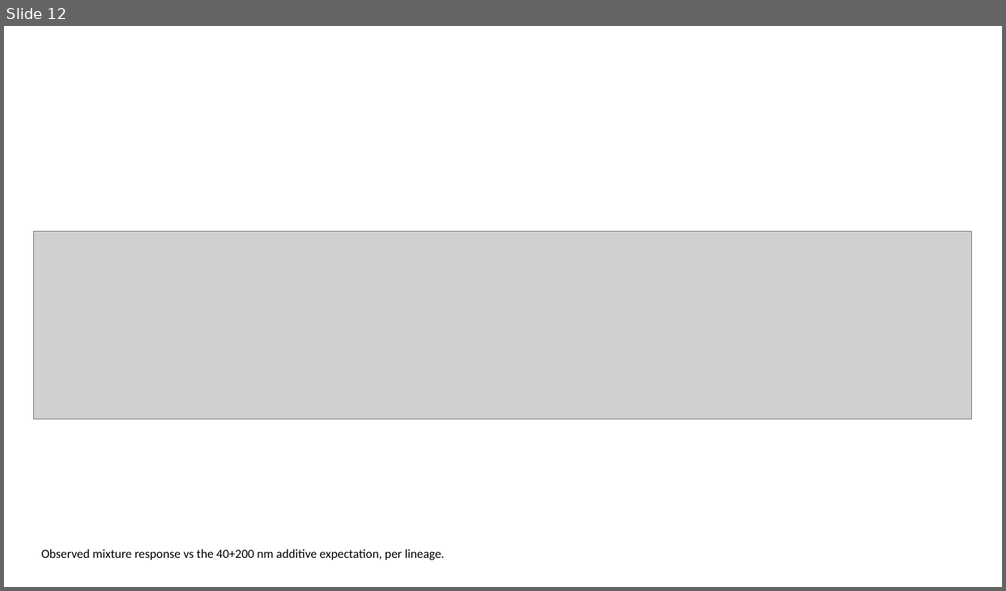
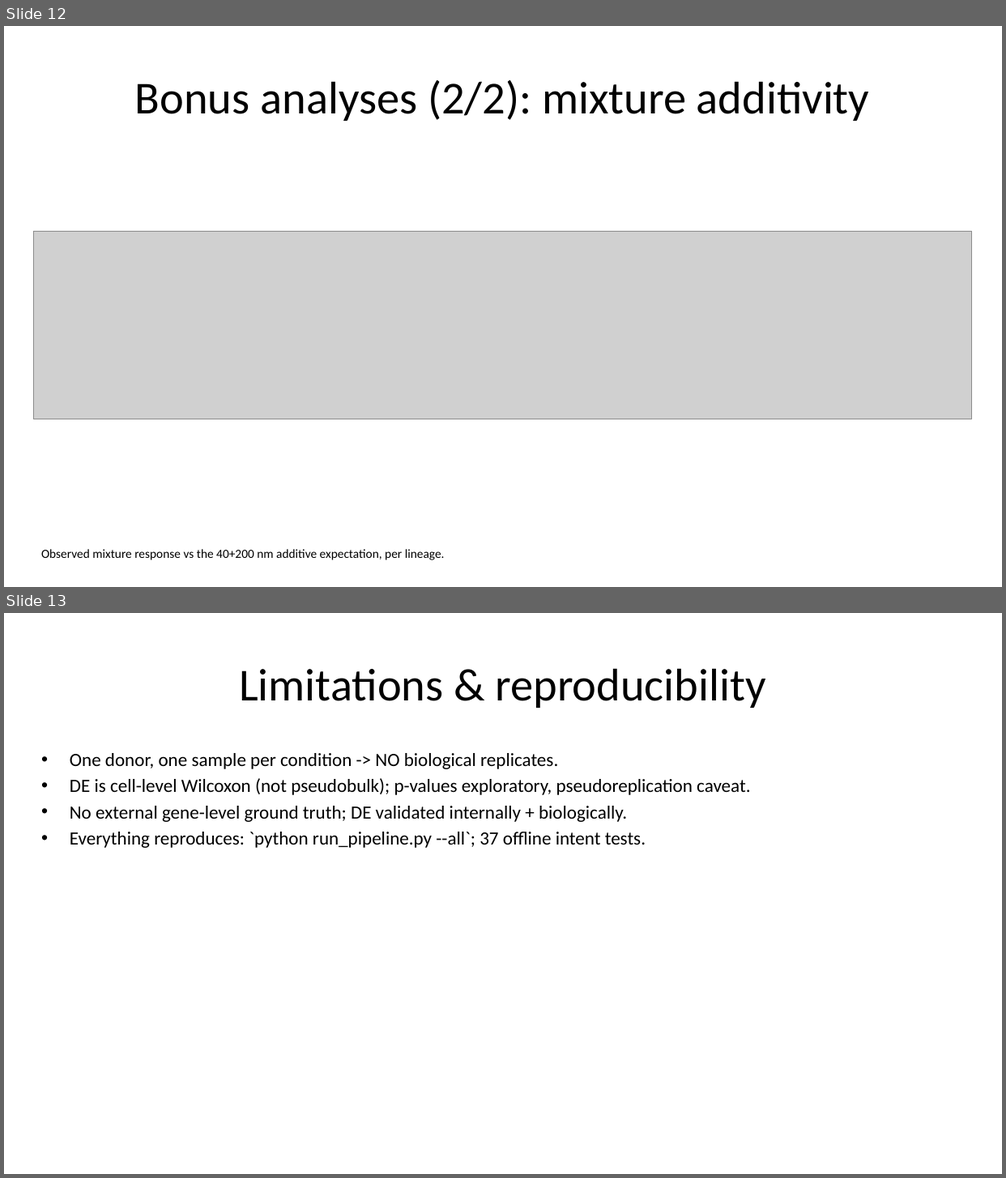
Before and after one commit to MegatronJeremy/ANOA-ANO, a slide deck: results/slides/GI_nanoplastic.pptx. Shown one above the other, each under a label of ours: slide 12 before the commit, slides 12 and 13 after it. The pictures are 1006x591 and 1006x1178 pixels, drawn with LibreOffice and Linux fonts; fonts in the diff are those of the drawing; grey boxes stand for pictures. Boxes give left, top, right and bottom in pixels: in the first picture for what was removed or moved away, otherwise in the second. Text is boxed around its words. In the diff, an @@ line names an element or a change of style, - is before the commit and + after.

Commit message:
fix: text overflowed vertically -- _stretch zeroed placeholder top/height
Setting only ph.left/ph.width materialized each placeholder's xfrm; the unset
top and height then defaulted to 0, collapsing every title/body box to the top
edge with no height so text spilled out of bounds.

_stretch now captures the inherited top/height before mutating and restores
them, changing only left/width. Verified: 0 placeholders with zero height or
off-slide bounds; titles at top~0.3in h~1.25, bodies at top~1.75in h~5.

```diff
--- a/results/slides/GI_nanoplastic.pptx
+++ b/results/slides/GI_nanoplastic.pptx
@@ slide 13 added at <box>4,613,1002,1174</box>, background #FFFFFF @@
@@ title added at <box>239,668,766,708</box>, 44 pt, text #000000 @@
+Limitations & reproducibility
@@ text added at <box>70,753,750,848</box>, 18 pt, text #000000 @@
+• One donor, one sample per condition -> NO biological replicates.
+• DE is cell-level Wilcoxon (not pseudobulk); p-values exploratory, pseudoreplication caveat.
+• No external gene-level ground truth; DE validated internally + biologically.
+• Everything reproduces: `python run_pipeline.py --all`; 37 offline intent tests.
@@ slide 12 changed as well @@
@@ title added at <box>135,80,870,121</box>, 44 pt, text #000000 @@
+Bonus analyses (2/2): mixture additivity
```
Also in this commit, not shown: 7 other slides changed, 4 other slides added, 5 slides removed, 1 other file.
